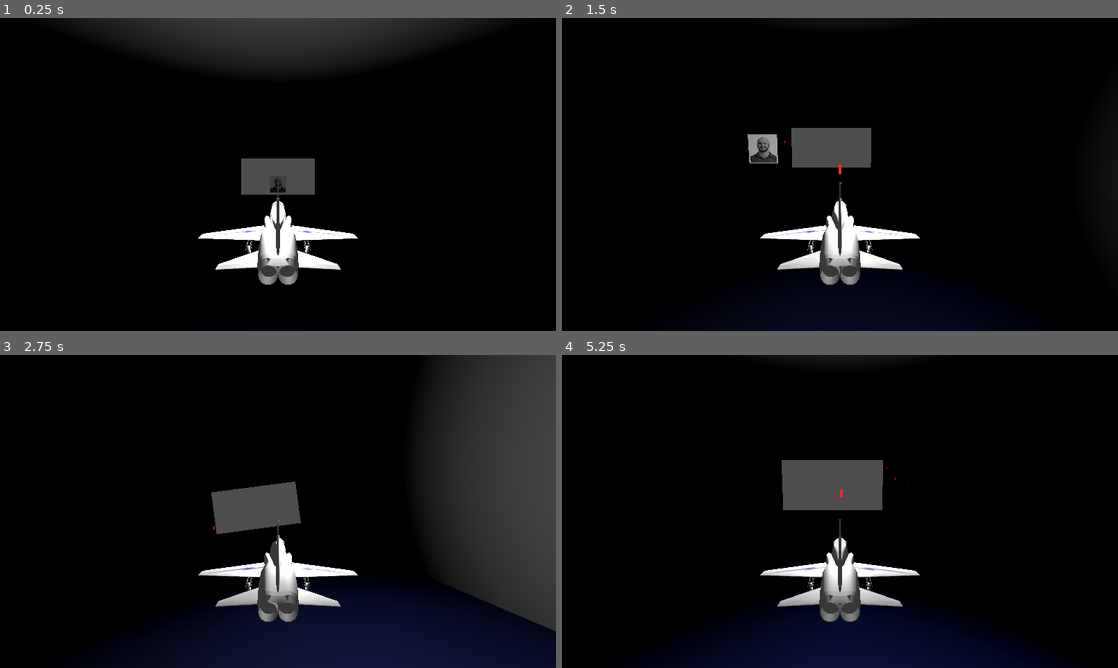
Above: before the commit, frames 1-4 (two rows, left to right).
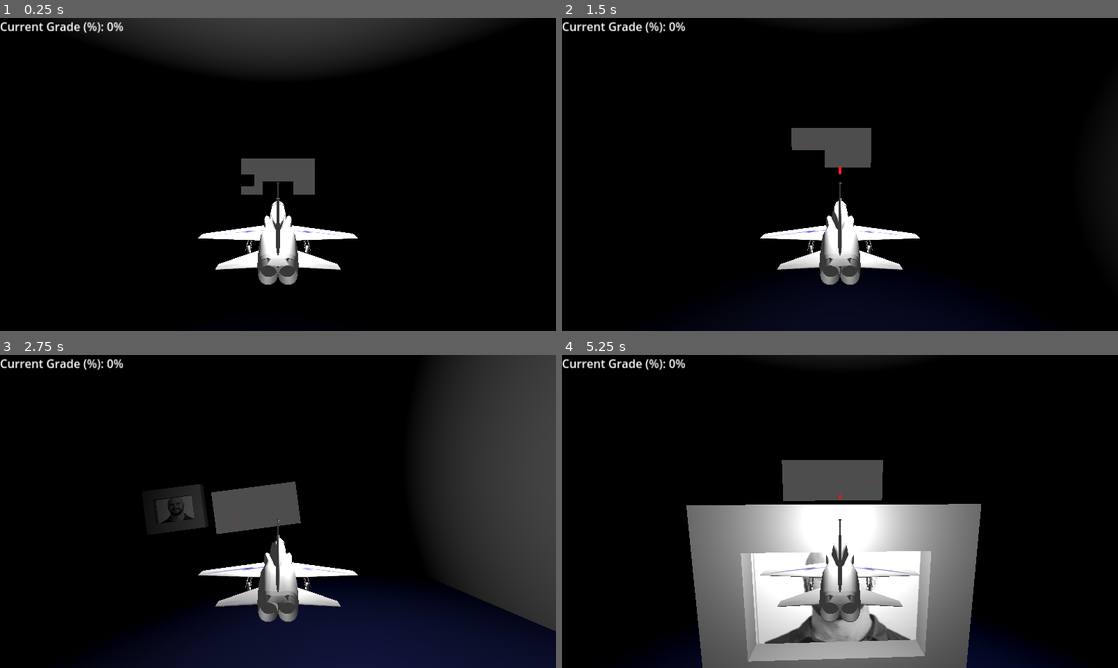
Above: after the commit, the same moments.

Repository: IanMillican/CS2053Project
Game: Godot game, scene res://jetRes/JetLvl.tscn
Two runs of this game, one before a commit and one after it. Both use one fixed random seed, a clock stepped at 60 frames per second and the inputs below. This scene is started directly instead of the project's main scene.
Inputs:
- Up to frame 1 (0.25 s): no input
- Up to frame 2 (1.5 s): hold Right (ui_right) 0.53-1.28 s; hold Space (shoot) 0.53-1.28 s; hold Down (ui_down) from 1.28 s (still down); tap Space (shoot) at 1.35 s
- Up to frame 3 (2.75 s): release Down (ui_down) at 2.03 s; hold Right (ui_right) from 2.03 s (still down); hold Space (shoot) from 2.03 s (still down)
- Up to frame 4 (5.25 s): release Right (ui_right) at 2.78 s; release Space (shoot) at 2.78 s; hold Up (ui_up) 2.78-3.53 s; tap Space (shoot) at 2.85, 4.35 s; hold Space (shoot) 3.53-4.28 s; hold Left (ui_left) 3.53-5.03 s; hold Down (ui_down) from 5.03 s (still down); hold Space (shoot) from 5.03 s (still down)

The runs differ from the first frame. In frame 1, 0.6% of the frame differs, in the area x 0-53%, y 1-57%; in frame 2, 1.2%; in frame 3, 1.4%; in frame 4, 24%, in the area x 0-76%, y 1-100%.

Commit message:
Bullet hit detection works. Created areas for player to fly through to gain points. Loses points if hits Ian.

Diff:
--- a/cs2053-thegame/jetRes/JetLvl.tscn
+++ b/cs2053-thegame/jetRes/JetLvl.tscn
@@ -1,8 +1,12 @@
-[gd_scene load_steps=17 format=3 uid="uid://clfrjeeup7mqp"]
+[gd_scene load_steps=24 format=3 uid="uid://clfrjeeup7mqp"]
 
 [ext_resource type="PackedScene" uid="uid://bicqibepmprw5" path="res://jetRes/jet.tscn" id="1_7pk40"]
 [ext_resource type="Script" path="res://jetRes/jet_lvl.gd" id="1_bjplq"]
+[ext_resource type="Texture2D" uid="uid://dys3l260bx3oe" path="res://FinalBoss.png" id="3_0m0qx"]
+[ext_resource type="Script" path="res://jetRes/ians.gd" id="3_1ocu7"]
 [ext_resource type="PackedScene" uid="uid://bogignha6ra2e" path="res://jetRes/ian_mob.tscn" id="3_j21d8"]
+[ext_resource type="PackedScene" uid="uid://cfliitpkvov0w" path="res://jetRes/projectile.tscn" id="4_viloa"]
+[ext_resource type="Script" path="res://jetRes/big_ian.gd" id="6_u66xp"]
 
 [sub_resource type="FastNoiseLite" id="FastNoiseLite_y84jo"]
 noise_type = 2
@@ -45,14 +49,28 @@
 [sub_resource type="BoxShape3D" id="BoxShape3D_bkolf"]
 size = Vector3(1, 50, 100)
 
+[sub_resource type="StandardMaterial3D" id="StandardMaterial3D_276qg"]
+albedo_texture = ExtResource("3_0m0qx")
+
+[sub_resource type="PlaneMesh" id="PlaneMesh_djec4"]
+material = SubResource("StandardMaterial3D_276qg")
+size = Vector2(50, 25)
+
+[sub_resource type="BoxShape3D" id="BoxShape3D_2qskh"]
+size = Vector3(50, 25, 1)
+
 [node name="JetLvl" type="Node3D"]
 script = ExtResource("1_bjplq")
 
 [node name="Jet" parent="." groups=["jet"] instance=ExtResource("1_7pk40")]
 transform = Transform3D(1, 0, 0, 0, 1, 0, 0, 0, 1, 0, 27.0368, -25)
 
-[node name="Camera3D" type="Camera3D" parent="Jet"]
+[node name="FrontCamera" type="Camera3D" parent="Jet"]
 transform = Transform3D(-1, 0, -8.74228e-08, 0, 1, 0, 8.74228e-08, 0, -1, 0, 1.16089, -5.6069)
+current = true
+
+[node name="BackCamera" type="Camera3D" parent="Jet"]
+transform = Transform3D(1, 0, 0, 0, 1, 0, 0, 0, 1, 0, 1.16089, 6.82294)
 
 [node name="Ground" type="StaticBody3D" parent="." groups=["ground"]]
 
@@ -112,7 +130,44 @@
 transform = Transform3D(1, 0, 0, 0, 1, 0, 0, 0, 1, 0, 20, 0)
 shape = SubResource("BoxShape3D_bkolf")
 
-[node name="IanMob" parent="." instance=ExtResource("3_j21d8")]
-transform = Transform3D(-2, -1.74846e-07, 7.64274e-15, 0, -8.74228e-08, -2, 1.74846e-07, -2, 8.74228e-08, 0, 25.8803, 22.3331)
+[node name="Ians" type="Node3D" parent="."]
+script = ExtResource("3_1ocu7")
+
+[node name="IanMob" parent="Ians" instance=ExtResource("3_j21d8")]
+transform = Transform3D(2, 0, 0, 0, 2, 0, 0, 0, 2, 0, 19.783, 54.912)
+
+[node name="IanMob2" parent="Ians" instance=ExtResource("3_j21d8")]
+transform = Transform3D(2, 0, 0, 0, 2, 0, 0, 0, 2, 23.1995, 22.8999, 130.883)
+
+[node name="Projectile" parent="." groups=["projectiles"] instance=ExtResource("4_viloa")]
+transform = Transform3D(1, 0, 0, 0, -4.37114e-08, -1, 0, 1, -4.37114e-08, 0, -35.6398, 0)
+
+[node name="UI" type="Control" parent="."]
+layout_mode = 3
+anchors_preset = 0
+offset_right = 40.0
+offset_bottom = 40.0
+
+[node name="Label" type="Label" parent="UI"]
+layout_mode = 0
+offset_right = 245.0
+offset_bottom = 51.0
+theme_override_font_sizes/font_size = 40
+text = "Current Grade (%): 0%"
+
+[node name="BigIan" type="Area3D" parent="."]
+transform = Transform3D(1, 0, 0, 0, 1, 0, 0, 0, 1, 0, 23.5245, -47.0856)
+script = ExtResource("6_u66xp")
+
+[node name="MeshInstance3D" type="MeshInstance3D" parent="BigIan"]
+transform = Transform3D(1, 0, 0, 0, -4.37114e-08, -1, 0, 1, -4.37114e-08, 0, 0, 0)
+mesh = SubResource("PlaneMesh_djec4")
+
+[node name="CollisionShape3D" type="CollisionShape3D" parent="BigIan"]
+shape = SubResource("BoxShape3D_2qskh")
 
 [connection signal="shootProjectile" from="Jet" to="." method="_on_jet_shoot_projectile"]
+[connection signal="hitGoal" from="Ians/IanMob" to="." method="_on_ian_mob_hit_goal"]
+[connection signal="hitJet" from="Ians/IanMob" to="." method="_on_ian_mob_hit_jet"]
+[connection signal="hitGoal" from="Ians/IanMob2" to="." method="_on_ian_mob_hit_goal"]
+[connection signal="hitJet" from="Ians/IanMob2" to="." method="_on_ian_mob_hit_jet"]
--- /dev/null
+++ b/cs2053-thegame/jetRes/big_ian.gd
@@ -0,0 +1,8 @@
+extends Area3D
+
+var speed = 1.0
+func _physics_process(delta: float) -> void:
+	#var forward = global_transform.basis.z.normalized()
+	## Move the Area3D in that direction
+	#position += forward * speed * delta
+	pass
--- a/cs2053-thegame/jetRes/ian_mob.gd
+++ b/cs2053-thegame/jetRes/ian_mob.gd
@@ -1,14 +1,42 @@
-extends Area3D
+extends Node3D
 
 var health = 3
 
+signal hitJet
+signal hitGoal
+
 func _process(delta: float) -> void:
-	if health <= 0:
-		queue_free()
+	if health <= 0 and $IanMobArea:
+		$IanMobArea.queue_free()
+	elif health == 2:
+		var material = $IanMobArea/MeshInstance3D.get_active_material(0)
+		if material:
+			# Duplicate the material so that changes only affect this instance.
+			material = material.duplicate()
+			material.resource_local_to_scene = true
+			$IanMobArea/MeshInstance3D.set_surface_override_material(0, material)
+			material.albedo_color = Color("#ffadad")
+	elif health == 1:
+		var material = $IanMobArea/MeshInstance3D.get_active_material(0)
+		if material:
+			material = material.duplicate()
+			material.resource_local_to_scene = true
+			$IanMobArea/MeshInstance3D.set_surface_override_material(0, material)
+			material.albedo_color = Color("#c40034")
 
 func _on_area_entered(area: Area3D) -> void:
-	print("hello")
 	if area.is_in_group("projectiles"):
-		print("hi")
+		print("hit")
 		area.queue_free()
 		health -= 1
+
+
+func _on_body_entered(body: Node3D) -> void:
+	if body.is_in_group("jet"):
+		if $Obstacle/Area3D:
+			$Obstacle/Area3D.queue_free()
+			hitJet.emit()
+
+
+func _on_obstacle_hit_goal() -> void:
+	hitGoal.emit()
--- a/cs2053-thegame/jetRes/ian_mob.tscn
+++ b/cs2053-thegame/jetRes/ian_mob.tscn
@@ -1,7 +1,8 @@
-[gd_scene load_steps=6 format=3 uid="uid://bogignha6ra2e"]
+[gd_scene load_steps=7 format=3 uid="uid://bogignha6ra2e"]
 
 [ext_resource type="Script" path="res://jetRes/ian_mob.gd" id="1_1b8jg"]
 [ext_resource type="Texture2D" uid="uid://dys3l260bx3oe" path="res://FinalBoss.png" id="1_ojxmy"]
+[ext_resource type="PackedScene" uid="uid://c4qhvgp6tgqgu" path="res://jetRes/obstacle.tscn" id="3_nkdbd"]
 
 [sub_resource type="StandardMaterial3D" id="StandardMaterial3D_sfbki"]
 albedo_texture = ExtResource("1_ojxmy")
@@ -10,16 +11,23 @@
 material = SubResource("StandardMaterial3D_sfbki")
 
 [sub_resource type="BoxShape3D" id="BoxShape3D_86h3v"]
-size = Vector3(2, 0.1, 2)
+size = Vector3(2, 0.290112, 2)
 
-[node name="IanMob" type="Area3D"]
-transform = Transform3D(-2, -1.74846e-07, 7.64274e-15, 0, -8.74228e-08, -2, 1.74846e-07, -2, 8.74228e-08, 0, 0, 0)
+[node name="IanMob" type="Node3D"]
 script = ExtResource("1_1b8jg")
 
-[node name="MeshInstance3D" type="MeshInstance3D" parent="."]
+[node name="IanMobArea" type="Area3D" parent="."]
+transform = Transform3D(-2, -1.74846e-07, 7.64274e-15, 0, -8.74228e-08, -2, 1.74846e-07, -2, 8.74228e-08, 0, 0.327036, 0)
+
+[node name="MeshInstance3D" type="MeshInstance3D" parent="IanMobArea"]
 mesh = SubResource("PlaneMesh_so4bj")
 
-[node name="CollisionShape3D" type="CollisionShape3D" parent="."]
+[node name="CollisionShape3D" type="CollisionShape3D" parent="IanMobArea"]
+transform = Transform3D(1, 0, 0, 0, 1, 0, 0, 0, 1, 0, 0.0950562, 0)
 shape = SubResource("BoxShape3D_86h3v")
 
-[connection signal="area_entered" from="." to="." method="_on_area_entered"]
+[node name="Obstacle" parent="." instance=ExtResource("3_nkdbd")]
+
+[connection signal="area_entered" from="IanMobArea" to="." method="_on_area_entered"]
+[connection signal="body_entered" from="IanMobArea" to="." method="_on_body_entered"]
+[connection signal="hitGoal" from="Obstacle" to="." method="_on_obstacle_hit_goal"]
--- /dev/null
+++ b/cs2053-thegame/jetRes/ians.gd
@@ -0,0 +1,15 @@
+extends Node3D
+
+var speed: float = 5.0
+
+var direction = 1
+
+var maxLeft = 38.919
+var maxRight = -38.919
+
+func _process(delta: float) -> void:
+
+
+	$IanMob2.position.x += speed * direction * delta
+	if $IanMob2.position.x > maxLeft or $IanMob2.position.x < maxRight:
+		direction *= -1
--- a/cs2053-thegame/jetRes/jet.gd
+++ b/cs2053-thegame/jetRes/jet.gd
@@ -18,8 +18,8 @@
 func _process(delta: float) -> void:
 	#$OmniLight3D.look_at(velocity.normalized().rotated(Vector3(0, 1, 0), -180))
 	$OmniLight3D.position = ($OmniLight3D.position + position) * delta
-	if Input.is_action_just_pressed("shoot"):
-		shootProjectile.emit()
+	#if Input.is_action_just_pressed("shoot"):
+		#shootProjectile.emit()
 
 func _physics_process(delta: float) -> void:
 	var vel = Vector3.ZERO
--- a/cs2053-thegame/jetRes/jet_lvl.gd
+++ b/cs2053-thegame/jetRes/jet_lvl.gd
@@ -3,17 +3,38 @@
 var projectile_instance
 var jet_position
 var jet_direction
+var grade_score = 0
+
+var can_shoot = true
+var shoot_cooldown = 0.5
 
 func _ready() -> void:
-	ProjectileScene.set_meta("projectile", true)
+	#ProjectileScene.set_meta("projectile", true)
+	pass
 
 func _process(delta: float) -> void:
-	if Input.is_action_just_pressed("shoot"):
+	if Input.is_action_just_pressed("shoot") and can_shoot:
+		print("Shot")
 		projectile_instance = ProjectileScene.instantiate()
 		get_tree().current_scene.add_child(projectile_instance)
 		jet_position = $Jet.position
 		jet_direction = $Jet.rotation
-
+		projectile_instance.set_movement(jet_position, jet_direction)
+		can_shoot = false
+		await get_tree().create_timer(shoot_cooldown).timeout
+		can_shoot = true
+	if Input.is_action_pressed("rear_cam"):
+		$Jet/BackCamera.current = true
+		$Jet/FrontCamera.current = false
+	else:
+		$Jet/BackCamera.current = false
+		$Jet/FrontCamera.current = true
+	if grade_score < 0:
+		get_tree().quit()
+	$UI/Label.text = "Current Grade (%%): %s%%" % grade_score
+	#var forward = global_transform.basis.z.normalized()
+	# Move the Area3D in that direction
+	$BigIan.position.z += 1.0 * delta
 #func _on_jet_collided_wall() -> void:
 	#$Jet._set_Collision_Wall()
 #
@@ -21,7 +42,22 @@
 #func _on_jet_un_collided_wall() -> void:
 	#$Jet._set_Uncollision_Wall()
 
+#func shoot_projectile() -> void:
+	#projectile_instance = ProjectileScene.instantiate()
+	#get_tree().current_scene.add_child(projectile_instance)
+	#jet_position = $Jet.position
+	#jet_direction = $Jet.rotation
 
 func _on_jet_shoot_projectile() -> void:
 	if projectile_instance != null:
 		projectile_instance.set_movement(jet_position, jet_direction)
+
+
+func _on_ian_mob_hit_jet() -> void:
+	print("Hit Ian")
+	grade_score -= 5
+
+
+func _on_ian_mob_hit_goal() -> void:
+	print("Hit goal")
+	grade_score += 10
--- /dev/null
+++ b/cs2053-thegame/jetRes/obstacle.gd
@@ -0,0 +1,8 @@
+extends Node3D
+
+signal hitGoal
+
+func _on_area_3d_body_entered(body: Node3D) -> void:
+	if body.is_in_group("jet") and $Area3D:
+		hitGoal.emit()
+		$Area3D.queue_free()
--- /dev/null
+++ b/cs2053-thegame/jetRes/obstacle.tscn
@@ -0,0 +1,87 @@
+[gd_scene load_steps=12 format=3 uid="uid://c4qhvgp6tgqgu"]
+
+[ext_resource type="Script" path="res://jetRes/obstacle.gd" id="1_6ao5y"]
+
+[sub_resource type="BoxMesh" id="BoxMesh_xf5ka"]
+size = Vector3(6, 1, 1)
+
+[sub_resource type="BoxShape3D" id="BoxShape3D_p5rbh"]
+size = Vector3(6, 1, 1)
+
+[sub_resource type="BoxMesh" id="BoxMesh_3xn81"]
+size = Vector3(6, 1, 1)
+
+[sub_resource type="BoxShape3D" id="BoxShape3D_m3n64"]
+size = Vector3(6, 1, 1)
+
+[sub_resource type="BoxMesh" id="BoxMesh_g61af"]
+size = Vector3(4, 1, 1)
+
+[sub_resource type="BoxShape3D" id="BoxShape3D_iuq6u"]
+size = Vector3(4, 1, 1)
+
+[sub_resource type="BoxMesh" id="BoxMesh_1lo4n"]
+size = Vector3(4, 1, 1)
+
+[sub_resource type="BoxShape3D" id="BoxShape3D_v4nww"]
+size = Vector3(4, 1, 1)
+
+[sub_resource type="BoxMesh" id="BoxMesh_k1ouf"]
+size = Vector3(5, 4, 0.1)
+
+[sub_resource type="BoxShape3D" id="BoxShape3D_myjt6"]
+size = Vector3(5, 4, 0.1)
+
+[node name="Obstacle" type="Node3D"]
+script = ExtResource("1_6ao5y")
+
+[node name="Walls" type="Node3D" parent="."]
+transform = Transform3D(1, 0, 0, 0, 1, 0, 0, 0, 1, 0, -1.25, 0)
+
+[node name="BottomWall" type="StaticBody3D" parent="Walls"]
+transform = Transform3D(-1, 8.74228e-08, -3.82137e-15, 0, -4.37114e-08, -1, -8.74228e-08, -1, 4.37114e-08, 0, 0, 0)
+
+[node name="MeshInstance3D" type="MeshInstance3D" parent="Walls/BottomWall"]
+mesh = SubResource("BoxMesh_xf5ka")
+
+[node name="CollisionShape3D" type="CollisionShape3D" parent="Walls/BottomWall"]
+shape = SubResource("BoxShape3D_p5rbh")
+
+[node name="TopWall" type="StaticBody3D" parent="Walls"]
+transform = Transform3D(-1, 8.74228e-08, -3.82137e-15, 0, -4.37114e-08, -1, -8.74228e-08, -1, 4.37114e-08, 0, 3.5, 0)
+
+[node name="MeshInstance3D" type="MeshInstance3D" parent="Walls/TopWall"]
+mesh = SubResource("BoxMesh_3xn81")
+
+[node name="CollisionShape3D" type="CollisionShape3D" parent="Walls/TopWall"]
+shape = SubResource("BoxShape3D_m3n64")
+
+[node name="LeftWall" type="StaticBody3D" parent="Walls"]
+transform = Transform3D(1.91069e-15, -4.37114e-08, 1, -1, -4.37114e-08, 0, 4.37114e-08, -1, -4.37114e-08, 2.5, 1.5, 0)
+
+[node name="MeshInstance3D" type="MeshInstance3D" parent="Walls/LeftWall"]
+mesh = SubResource("BoxMesh_g61af")
+
+[node name="CollisionShape3D" type="CollisionShape3D" parent="Walls/LeftWall"]
+shape = SubResource("BoxShape3D_iuq6u")
+
+[node name="RightWall" type="StaticBody3D" parent="Walls"]
+transform = Transform3D(1.91069e-15, -4.37114e-08, 1, -1, -4.37114e-08, 0, 4.37114e-08, -1, -4.37114e-08, -2.5, 1.5, 0)
+
+[node name="MeshInstance3D" type="MeshInstance3D" parent="Walls/RightWall"]
+mesh = SubResource("BoxMesh_1lo4n")
+
+[node name="CollisionShape3D" type="CollisionShape3D" parent="Walls/RightWall"]
+shape = SubResource("BoxShape3D_v4nww")
+
+[node name="Area3D" type="Area3D" parent="."]
+transform = Transform3D(1, 0, 0, 0, 1, 0, 0, 0, 1, 0, 0.480189, 1.5)
+
+[node name="MeshInstance3D" type="MeshInstance3D" parent="Area3D"]
+visible = false
+mesh = SubResource("BoxMesh_k1ouf")
+
+[node name="CollisionShape3D" type="CollisionShape3D" parent="Area3D"]
+shape = SubResource("BoxShape3D_myjt6")
+
+[connection signal="body_entered" from="Area3D" to="." method="_on_area_3d_body_entered"]
--- a/cs2053-thegame/jetRes/projectile.gd
+++ b/cs2053-thegame/jetRes/projectile.gd
@@ -1,6 +1,6 @@
 extends Area3D
 
-var speed  = 50.0
+var speed  = 75.0
 
 func _ready():
 	add_to_group("projectiles")
